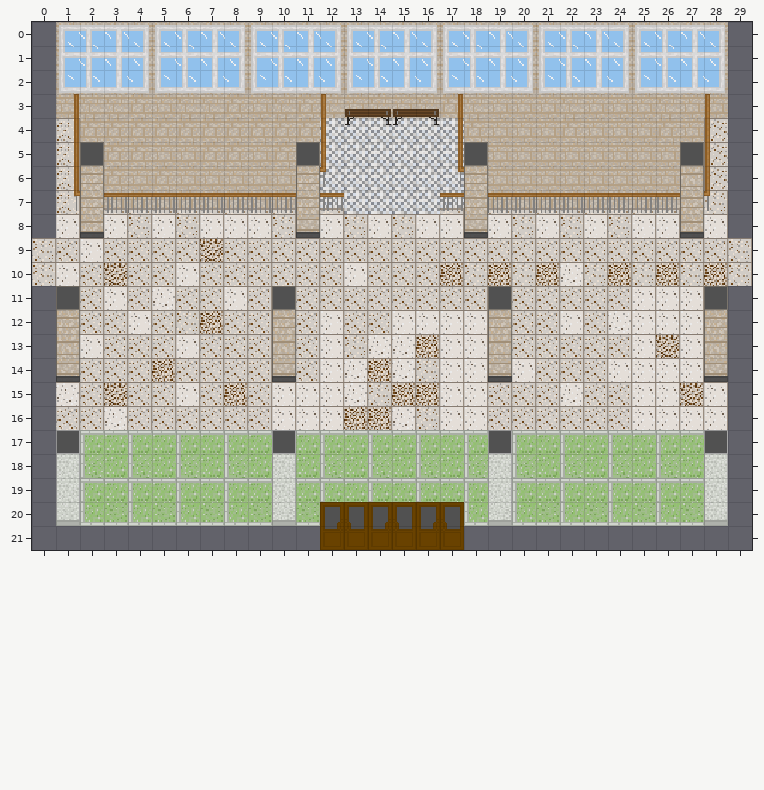
Level history. Tiled map: android/assets/maps/memrea_under_pants.tmx. Above, as it was before the edit.
Cells are 16x16 px. Shown: x 0..29, y 0..21.
The same view after the edit:
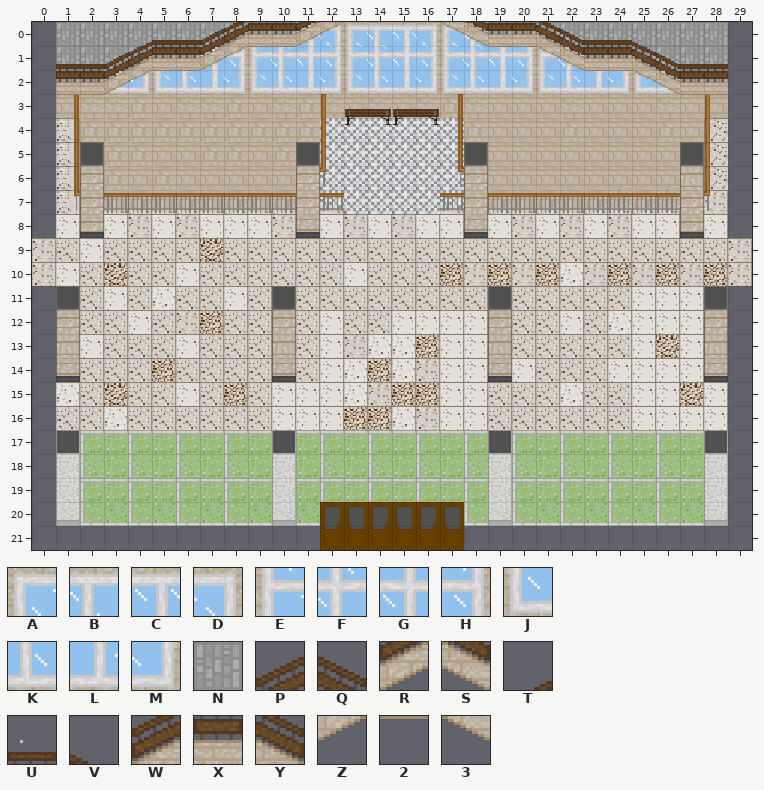
Key: from "pants_tiles": A 21, B 22, C 23, D 24, E 30, F 31, G 32, H 33, J 39, K 40, L 41, M 42, N 87, P 92, Q 94, R 101, S 103, T 110, U 111, V 112, W 119, X 120, Y 121, Z 128, 2 129, 3 130.
_ is an empty cell.
The exact change:
Layer "background":
Tile A becomes tile N in row 0 at x 1, 5, 9, 21 and 25.
Tile B becomes tile N in row 0 at x 2, 6, 10, 22 and 26.
Tile C becomes tile N in row 0 at x 3, 7, 19, 23 and 27.
Tile D becomes tile N in row 0 at x 4, 8, 20, 24 and 28.
Tile E becomes tile N in row 1 at x 1, 5 and 25.
Tile F becomes tile N in row 1 at x 2, 6 and 26.
Tile G becomes tile N in row 1 at x 3, 23 and 27.
Tile H becomes tile N in row 1 at x 4, 24 and 28.
Tile J becomes tile N in row 2 at x 1.
Tile K becomes tile N in row 2 at x 2.
Tile L becomes tile N in row 2 at x 27.
Tile M becomes tile N in row 2 at x 28.
Layer "background_object":
The author put tile 2 in row 1 at x 9 to 10 and 19 to 20; in row 2 at x 5 to 6 and 23 to 24; in row 3 at x 1 to 2 and 27 to 28.
The author put tile 3 in row 0 at x 17; in row 1 at x 21; in row 2 at x 25.
The author put tile P in row 0 at x 7; in row 1 at x 3.
The author put tile Q in row 0 at x 22; in row 1 at x 26.
The author put tile R in row 0 at x 11; in row 1 at x 7; in row 2 at x 3.
The author put tile S in row 0 at x 18; in row 1 at x 22; in row 2 at x 26.
The author put tile T in row 0 at x 4.
The author put tile U in row 0 at x 5 to 6 and 23 to 24; in row 1 at x 1 to 2 and 27 to 28.
The author put tile V in row 0 at x 25.
The author put tile W in row 0 at x 8; in row 1 at x 4.
The author put tile X in row 0 at x 9 to 10 and 19 to 20; in row 1 at x 5 to 6 and 23 to 24; in row 2 at x 1 to 2 and 27 to 28.
The author put tile Y in row 0 at x 21; in row 1 at x 25.
The author put tile Z in row 0 at x 12; in row 1 at x 8; in row 2 at x 4.
